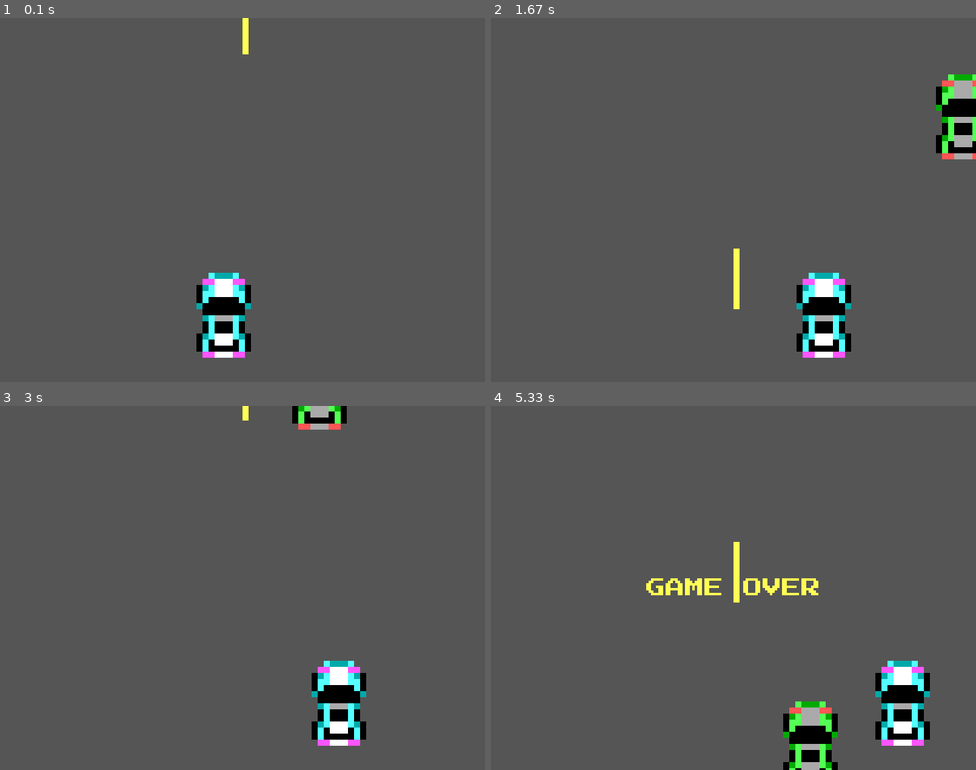
Above: before the commit, frames 1-4 (two rows, left to right).
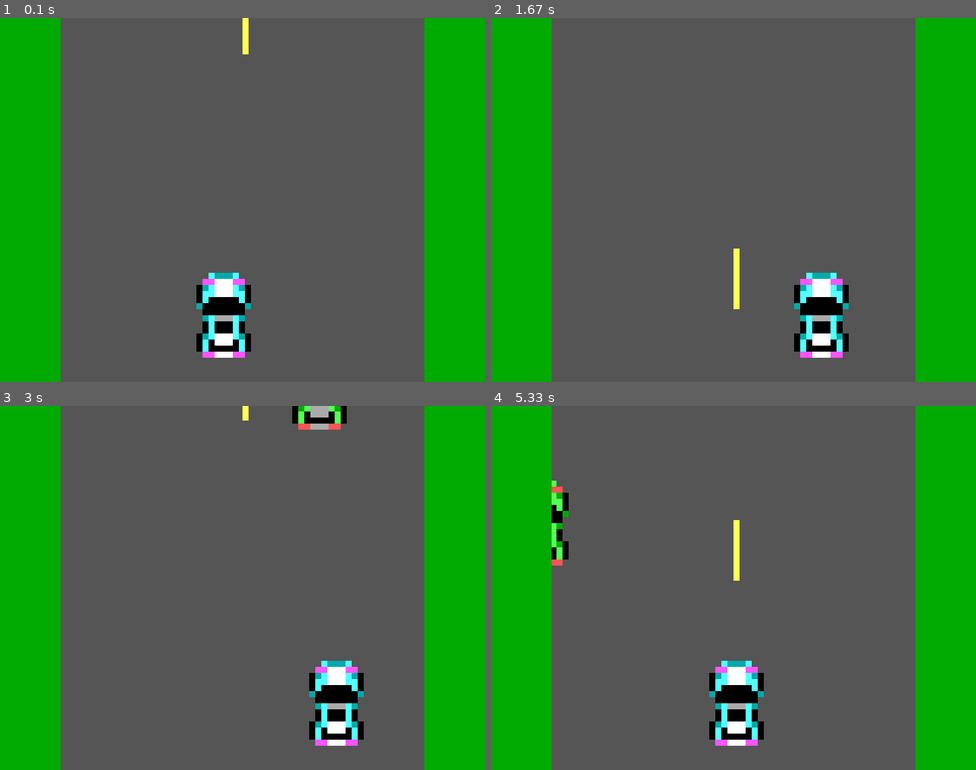
Above: after the commit, the same moments.

Repository: jgraykeyin/pygamepractice
Game: pygame game, started from cargame.py
Two runs of this game, one before a commit and one after it. Both use one fixed random seed, a clock stepped at 60 frames per second and the inputs below.
Inputs:
- Up to frame 1 (0.1 s): no input
- Up to frame 2 (1.67 s): hold Right 0.33-0.8 s; hold Right 0.83-1.3 s; hold Left from 1.33 s (still down)
- Up to frame 3 (3 s): release Left at 1.87 s; hold Left 1.9-2.3 s; hold Right 2.33-2.97 s
- Up to frame 4 (5.33 s): hold Left 3-3.47 s; hold Right 3.5-3.97 s; hold Right 4-4.47 s; hold Left 4.5-5.03 s; hold Left from 5.07 s (still down)

The runs differ from the first frame. In frame 1, 25% of the frame differs, in the area x 0-100%, y 0-100%; in frame 2, 26%; in frame 3, 26%; in frame 4, 32%.

Commit message:
Added road shoulders with boundaries

Diff:
--- a/cargame.py
+++ b/cargame.py
@@ -25,6 +25,7 @@
 cyan = (85,255,255)
 yellow = (255,255,85)
 green = (85,255,85)
+dark_green = (0,170,0)
 blue = (85,85,255)
 
 car_width = 190
@@ -35,6 +36,9 @@
 
 car_image = pygame.image.load(os.path.join(__location__, "playercar.png"))
 cpu_image = pygame.image.load(os.path.join(__location__, "cpucar.png"))
+
+def road_side(x,y,w,h,color):
+    pygame.draw.rect(game_display,color,[x,y,w,h])
 
 def road_lines(linex, liney, linew, lineh, color):
     pygame.draw.rect(game_display,color,[linex,liney,linew,lineh])
@@ -103,15 +107,23 @@
         x+=x_change
         game_display.fill(grey)
 
+        road_lines(road_line_startx, road_line_starty, road_line_width, road_line_height, yellow)
+        road_line_starty += road_line_speed
+
+        # Draw the CPU cars
         things(thing_startx, thing_starty)
         thing_starty += thing_speed
 
-        road_lines(road_line_startx, road_line_starty, road_line_width, road_line_height, yellow)
-        road_line_starty += road_line_speed
+        # Draw the player car
         car(x,y)
 
-        if x > display_width - car_width or x < 0:
-            crash()
+        road_side(0,0,100,display_height,dark_green)
+        road_side(700,0,100,display_height,dark_green)
+
+        if x < 100:
+            x = 100
+        elif x > 580:
+            x = 580
 
         if thing_starty > display_height:
             thing_starty = 0 - 150
